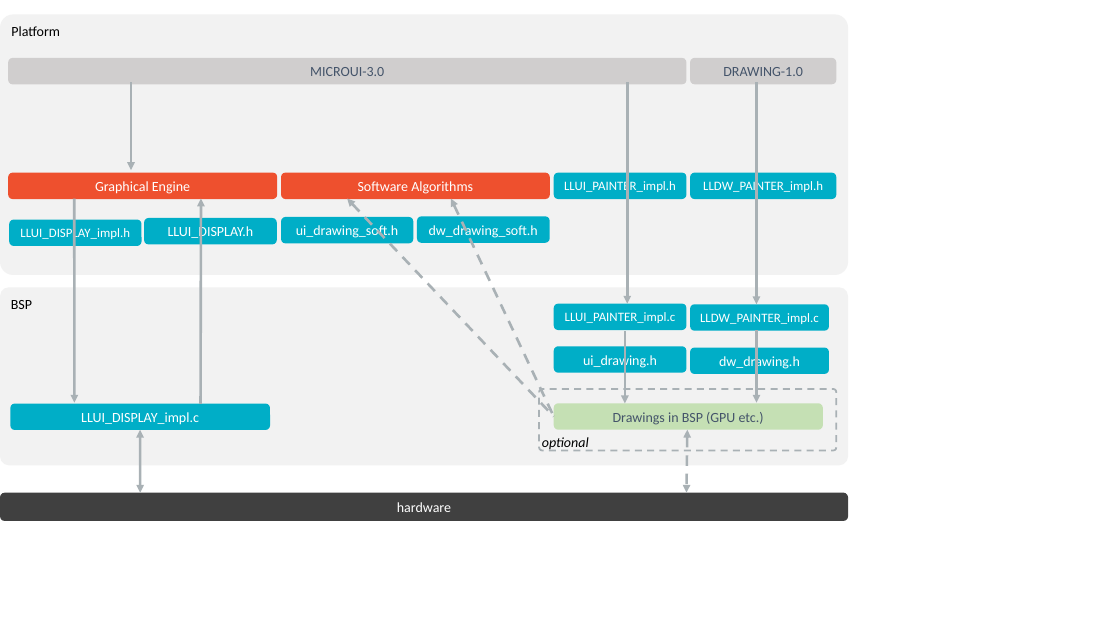
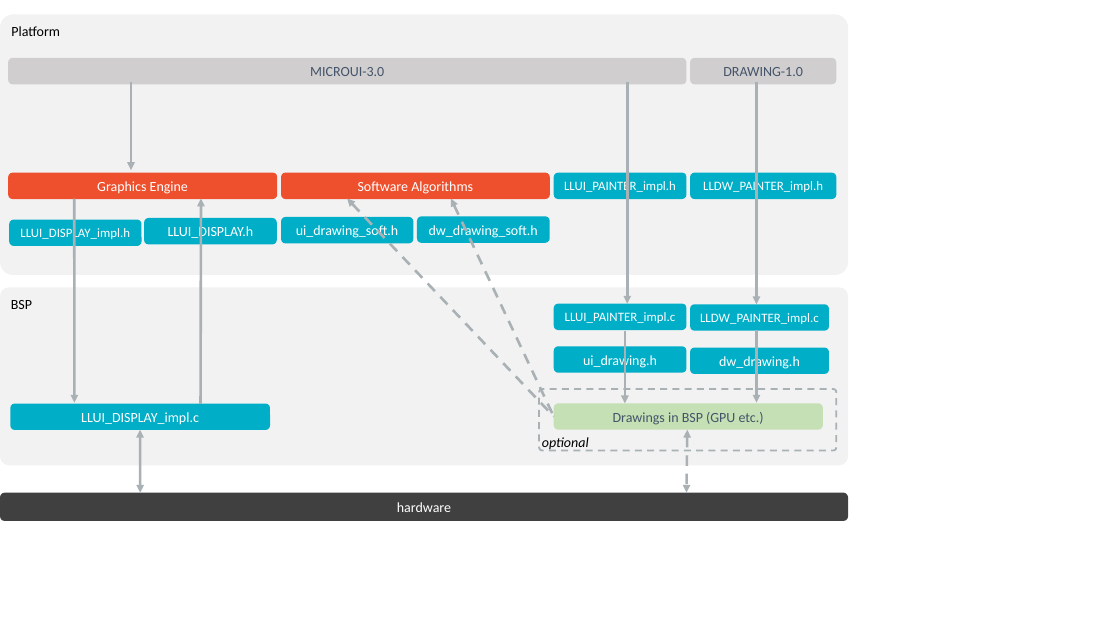
Before and after one commit to MicroEJ/docs, a slide deck: slide 5 of PlatformDeveloperGuide/images/uiLL.pptx. Drawn at 1120x630 pixels with LibreOffice and Linux fonts; fonts in the diff are those of the drawing. Boxes give left, top, right and bottom in pixels: in the first picture for what was removed or moved away, otherwise in the second. Text is boxed around its words. In the diff, an @@ line names an element or a change of style, - is before the commit and + after.

Commit message:
graphical engine -> graphics engine (in png)

```diff
--- a/PlatformDeveloperGuide/images/uiLL.pptx
+++ b/PlatformDeveloperGuide/images/uiLL.pptx
@@ text in rounded rectangle at (97,181,188,194): text changed @@
-Graphical Engine
+Graphics Engine
```
Also in this commit, not shown: 3 other slides changed, 3 other files.
